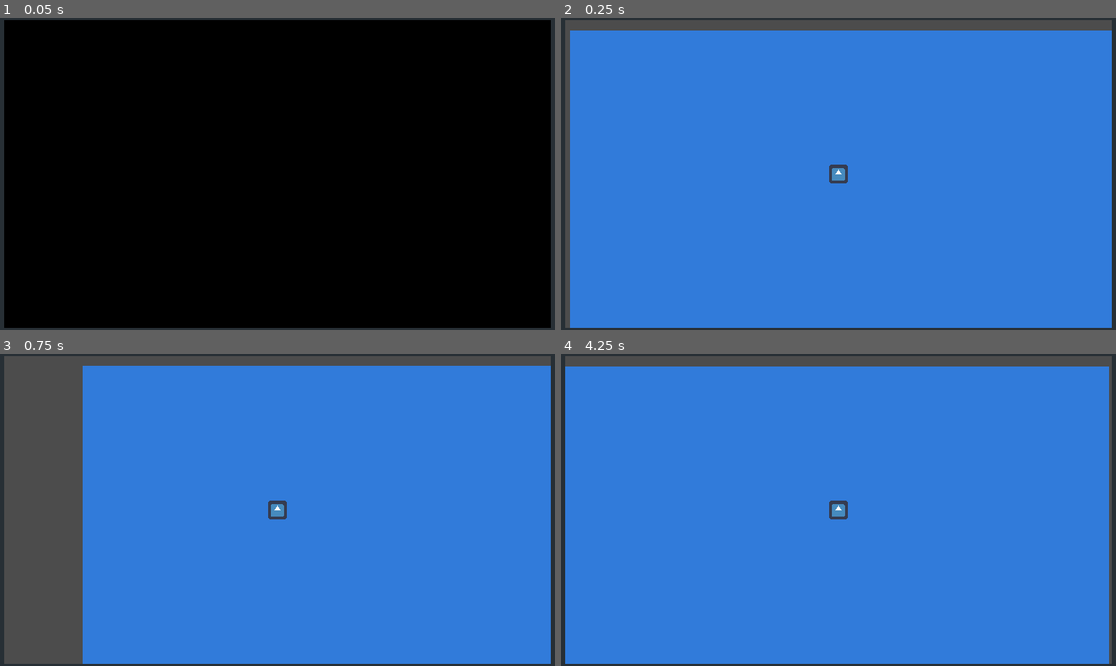
Above: before the commit, frames 1-4 (two rows, left to right).
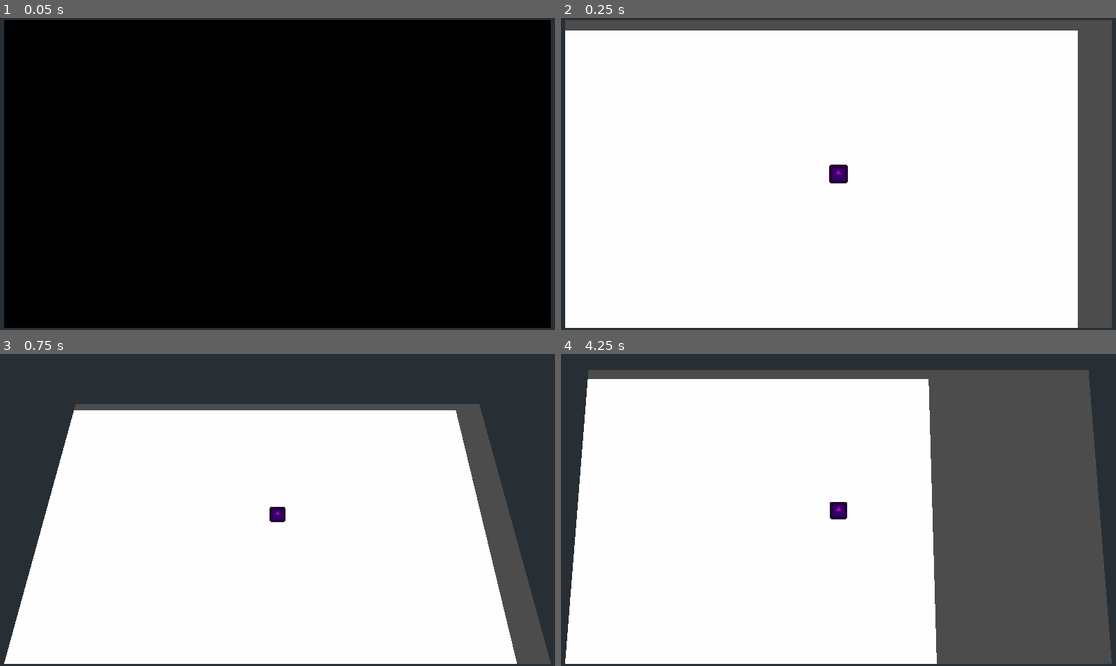
Above: after the commit, the same moments.

Repository: asheraryam/mortyverse
Game: Godot game, scene res://World.tscn
Two runs of this game, one before a commit and one after it. Both use one fixed random seed, a clock stepped at 60 frames per second and the inputs below. The engine's default icon, where the game draws it, is replaced by a stand-in: a white triangle on a blue panel in a dark square.
Inputs:
- Up to frame 1 (0.05 s): no input
- Up to frame 2 (0.25 s): no input
- Up to frame 3 (0.75 s): hold Right (move_right, bound only after the commit) from 0.53 s (still down); tap } (next_world, bound only after the commit) at 0.6 s
- Up to frame 4 (4.25 s): tap { (prev_world, bound only after the commit) at 0.8, 1.35, 2.3, 2.85, 3.8 s; release Right (move_right, bound only after the commit) at 1.28 s; hold Left (move_left, bound only after the commit) 1.28-2.03 s; tap } (next_world, bound only after the commit) at 1.55, 2.1, 3.05, 3.6 s; hold Right (move_right, bound only after the commit) 2.03-3.53 s; hold Left (move_left, bound only after the commit) from 3.53 s (still down)

Frame 1 is identical in both runs. In frame 2, 94% of the frame differs, in the area x 0-100%, y 4-100%; in frame 3, 97%, in the area x 0-100%, y 0-100%; in frame 4, 97%.
Error before the commit: Invalid call. Nonexistent function 'set_inactive' in base 'Sprite'. (res://Player/Normal)
Error after the commit: Invalid get index 'INDEX' (on base: 'Nil'). (res://World.gd:61)

Commit message:
Adding player movement.

Diff:
--- a/Game Scenes/Normal Scene.gd
+++ b/Game Scenes/Normal Scene.gd
@@ -1,16 +1,23 @@
 extends Node2D
 
+export(bool) var start = false
 
 export(int) var INDEX = 0
 
 export(NodePath) var player
 
+var player_node
+
 
 # Called when the node enters the scene tree for the first time.
 func _ready():
-	game.current_world = self
+	player_node = get_node(player)
+	if start:
+		set_active()
+
 
 func set_active():
+	game.current_world = self
 	var worlds = get_tree().get_nodes_in_group("world")
 	for w in worlds:
 		if w != self:
@@ -18,10 +25,29 @@
 
 	set_physics_process(true)
 
-	player.set_active()
+	if get_node("AnimationPlayer"):
+		$AnimationPlayer.play("test_anim")
+
+	player_set_active()
 
 func set_inactive():
+	if get_node("AnimationPlayer"):
+		$AnimationPlayer.stop()
 	set_physics_process(false)
+
+
+func player_set_active():
+	var players = get_tree().get_nodes_in_group("player")
+	var connected_counter = 0
+	for p in players:
+		if p != player_node:
+			p.set_inactive()
+			player_node.get_node("Remote"+str(connected_counter)).remote_path = get_path_to(p)
+			print("Connected remote path from " +str(player)+" to " + str(get_path_to(p)))
+			connected_counter +=1
+
+	player_node.set_physics_process(true)
+
 
 # Called every frame. 'delta' is the elapsed time since the previous frame.
 func _physics_process(delta):
--- a/Game Scenes/Normal Scene.tscn
+++ b/Game Scenes/Normal Scene.tscn
@@ -1,46 +1,16 @@
-[gd_scene load_steps=6 format=2]
+[gd_scene load_steps=5 format=2]
 
 [ext_resource path="res://icon.png" type="Texture" id=1]
 [ext_resource path="res://Player/Normal Player.gd" type="Script" id=2]
 [ext_resource path="res://Game Scenes/Normal Scene.gd" type="Script" id=3]
 
-[sub_resource type="Animation" id=1]
-resource_name = "test_move_camera"
-length = 4.0
-loop = true
-tracks/0/type = "value"
-tracks/0/path = NodePath("Player Norma:position")
-tracks/0/interp = 1
-tracks/0/loop_wrap = true
-tracks/0/imported = false
-tracks/0/enabled = true
-tracks/0/keys = {
-"times": PoolRealArray( 0, 1, 3, 4 ),
-"transitions": PoolRealArray( 1, 1, 1, 1 ),
-"update": 0,
-"values": [ Vector2( 939.15, 504.434 ), Vector2( 1511.73, 507.371 ), Vector2( 299.031, 727.595 ), Vector2( 1038.99, 475.071 ) ]
-}
-
-[sub_resource type="GDScript" id=2]
-script/source = "extends AnimationPlayer
-
-# Declare member variables here. Examples:
-# var a = 2
-# var b = \"text\"
-
-# Called when the node enters the scene tree for the first time.
-func _ready():
-	play(\"test_move_camera\")
-
-# Called every frame. 'delta' is the elapsed time since the previous frame.
-#func _process(delta):
-#	pass
-"
+[sub_resource type="CapsuleShape2D" id=1]
 
 [node name="Normal Scene" type="Node2D" groups=[
 "world",
 ]]
 script = ExtResource( 3 )
+start = true
 player = NodePath("Player Norma")
 
 [node name="ColorRect" type="ColorRect" parent="."]
@@ -51,22 +21,24 @@
 "_edit_use_anchors_": false
 }
 
-[node name="Player Norma" type="Sprite" parent="." groups=[
+[node name="Player Norma" type="KinematicBody2D" parent="." groups=[
 "player",
 ]]
 position = Vector2( 1078.58, 505.149 )
+script = ExtResource( 2 )
+
+[node name="Sprite" type="Sprite" parent="Player Norma"]
+modulate = Color( 0.701961, 0.00392157, 0.576471, 1 )
 texture = ExtResource( 1 )
-script = ExtResource( 2 )
 
 [node name="Camera2D" type="Camera2D" parent="Player Norma"]
 current = true
 
-[node name="RemoteOne" type="RemoteTransform2D" parent="Player Norma"]
+[node name="Remote0" type="RemoteTransform2D" parent="Player Norma"]
 
-[node name="RemoteTwo" type="RemoteTransform2D" parent="Player Norma"]
+[node name="Remote1" type="RemoteTransform2D" parent="Player Norma"]
 
-[node name="RemoteThree" type="RemoteTransform2D" parent="Player Norma"]
+[node name="Remote2" type="RemoteTransform2D" parent="Player Norma"]
 
-[node name="AnimationPlayer" type="AnimationPlayer" parent="."]
-anims/test_move_camera = SubResource( 1 )
-script = SubResource( 2 )
+[node name="CollisionShape2D" type="CollisionShape2D" parent="Player Norma"]
+shape = SubResource( 1 )
--- a/Game Scenes/Water Scene.tscn
+++ b/Game Scenes/Water Scene.tscn
@@ -1,43 +1,33 @@
-[gd_scene load_steps=4 format=2]
+[gd_scene load_steps=6 format=2]
 
 [ext_resource path="res://icon.png" type="Texture" id=1]
+[ext_resource path="res://Game Scenes/Normal Scene.gd" type="Script" id=2]
+[ext_resource path="res://Player/Water Player.gd" type="Script" id=3]
 
-[sub_resource type="Animation" id=1]
-resource_name = "test_move_camera"
-length = 4.0
+[sub_resource type="Animation" id=2]
+resource_name = "test_anim"
 loop = true
 tracks/0/type = "value"
-tracks/0/path = NodePath("Sprite:position")
+tracks/0/path = NodePath("Player:position")
 tracks/0/interp = 1
 tracks/0/loop_wrap = true
 tracks/0/imported = false
 tracks/0/enabled = true
 tracks/0/keys = {
-"times": PoolRealArray( 0, 1, 3, 4 ),
-"transitions": PoolRealArray( 1, 1, 1, 1 ),
+"times": PoolRealArray( 0, 0.5, 1 ),
+"transitions": PoolRealArray( -2, -2, 1 ),
 "update": 0,
-"values": [ Vector2( 939.15, 504.434 ), Vector2( 1511.73, 507.371 ), Vector2( 299.031, 727.595 ), Vector2( 1038.99, 475.071 ) ]
+"values": [ Vector2( 962.298, 501.242 ), Vector2( 267.043, 528.507 ), Vector2( 962.298, 501.242 ) ]
 }
 
-[sub_resource type="GDScript" id=2]
-script/source = "extends AnimationPlayer
-
-# Declare member variables here. Examples:
-# var a = 2
-# var b = \"text\"
-
-# Called when the node enters the scene tree for the first time.
-func _ready():
-	play(\"test_move_camera\")
-
-# Called every frame. 'delta' is the elapsed time since the previous frame.
-#func _process(delta):
-#	pass
-"
+[sub_resource type="CapsuleShape2D" id=1]
 
 [node name="Water Scene" type="Node2D" groups=[
 "world",
 ]]
+script = ExtResource( 2 )
+INDEX = 1
+player = NodePath("Player")
 
 [node name="ColorRect" type="ColorRect" parent="."]
 margin_left = -0.00012207
@@ -48,15 +38,32 @@
 "_edit_use_anchors_": false
 }
 
-[node name="Sprite" type="Sprite" parent="." groups=[
+[node name="AnimationPlayer" type="AnimationPlayer" parent="."]
+anims/test_anim = SubResource( 2 )
+
+[node name="Player" type="KinematicBody2D" parent="." groups=[
 "player",
 ]]
 position = Vector2( 962.298, 501.242 )
+script = ExtResource( 3 )
+
+[node name="Sprite" type="Sprite" parent="Player"]
 texture = ExtResource( 1 )
 
-[node name="Camera2D" type="Camera2D" parent="Sprite"]
+[node name="Sprite2" type="Sprite" parent="Player/Sprite"]
+modulate = Color( 1, 0, 0, 1 )
+position = Vector2( 12.6179, -14.559 )
+scale = Vector2( 0.2, 0.2 )
+texture = ExtResource( 1 )
+
+[node name="Camera2D" type="Camera2D" parent="Player"]
 current = true
 
-[node name="AnimationPlayer" type="AnimationPlayer" parent="."]
-anims/test_move_camera = SubResource( 1 )
-script = SubResource( 2 )
+[node name="Remote0" type="RemoteTransform2D" parent="Player"]
+
+[node name="Remote1" type="RemoteTransform2D" parent="Player"]
+
+[node name="Remote2" type="RemoteTransform2D" parent="Player"]
+
+[node name="CollisionShape2D" type="CollisionShape2D" parent="Player"]
+shape = SubResource( 1 )
--- a/Player/Normal Player.gd
+++ b/Player/Normal Player.gd
@@ -1,31 +1,34 @@
-extends Sprite
+extends KinematicBody2D
 
 
 # Called when the node enters the scene tree for the first time.
 func _ready():
-	set_active()
-
-func set_active():
-	var players = get_tree().get_nodes_in_group("player")
-	for p in players:
-		if p != self:
-			p.set_inactive()
-			_connect_remote_to(p)
-
-	set_physics_process(true)
-
-
-func _connect_remote_to(p):
-	$RemoteOne.remote_path = get_path_to(p)
-	$RemoteTwo.remote_path = get_path_to(p)
-	$RemoteThree.remote_path = get_path_to(p)
+	pass
 
 func set_inactive():
 	set_physics_process(false)
-	$RemoteOne.remote_path = null
-	$RemoteTwo.remote_path = null
-	$RemoteThree.remote_path = null
+	$Remote0.remote_path = ""
+	$Remote1.remote_path = ""
+	$Remote2.remote_path = ""
 
-# Called every frame. 'delta' is the elapsed time since the previous frame.
+var velocity = Vector2(0,0)
+var max_hor_speed = 1000
+var accel_hor = 3000
+var deaccel_hor = 1500
 func _physics_process(delta):
-	pass
+
+	if abs(velocity.x) > 0:
+		var change = sign(velocity.x) * delta * deaccel_hor
+		if abs(change) > abs(velocity.x):
+			change = velocity.x
+		velocity.x = velocity.x - change
+
+	velocity = move_and_slide(velocity)
+
+func handle_move_right(delta):
+	print("Go right")
+	velocity.x = min(max_hor_speed, velocity.x + (delta * accel_hor))
+
+func handle_move_left(delta):
+	print("Go left")
+	velocity.x = max(-max_hor_speed, velocity.x - (delta * accel_hor))
--- /dev/null
+++ b/Player/Water Player.gd
@@ -0,0 +1,16 @@
+extends KinematicBody2D
+
+
+# Called when the node enters the scene tree for the first time.
+func _ready():
+	pass
+
+func set_inactive():
+	set_physics_process(false)
+	$Remote0.remote_path = ""
+	$Remote1.remote_path = ""
+	$Remote2.remote_path = ""
+
+# Called every frame. 'delta' is the elapsed time since the previous frame.
+func _physics_process(delta):
+	pass
--- a/World Converters/WorldOne.tscn
+++ b/World Converters/WorldOne.tscn
@@ -3,8 +3,10 @@
 [ext_resource path="res://Game Scenes/Normal Scene.tscn" type="PackedScene" id=1]
 
 [node name="WorldOne" type="ViewportContainer"]
-margin_right = 40.0
-margin_bottom = 40.0
+margin_left = 1920.0
+margin_right = 3840.0
+margin_bottom = 1080.0
+rect_scale = Vector2( -1, 1 )
 __meta__ = {
 "_edit_use_anchors_": false
 }
--- a/World Converters/WorldTwo.tscn
+++ b/World Converters/WorldTwo.tscn
@@ -3,8 +3,10 @@
 [ext_resource path="res://Game Scenes/Water Scene.tscn" type="PackedScene" id=1]
 
 [node name="WorldTwo" type="ViewportContainer"]
-margin_right = 40.0
-margin_bottom = 40.0
+margin_left = 1920.0
+margin_right = 3840.0
+margin_bottom = 1080.0
+rect_scale = Vector2( -1, 1 )
 __meta__ = {
 "_edit_use_anchors_": false
 }
--- a/World.gd
+++ b/World.gd
@@ -12,20 +12,29 @@
 	game.main_node = self
 
 # Called every frame. 'delta' is the elapsed time since the previous frame.
-#func _process(delta):
-#	pass
+func _physics_process(delta):
+	if Input.is_action_just_pressed("next_world"):
+		go_to_next_world()
+	if Input.is_action_just_pressed("prev_world"):
+		go_to_prev_world()
 
-var target_world
-
+	if Input.is_action_pressed("move_left"):
+		if game.current_world.player_node.has_method("handle_move_left"):
+			game.current_world.player_node.handle_move_left(delta)
+	if Input.is_action_pressed("move_right"):
+		if game.current_world.player_node.has_method("handle_move_right"):
+			game.current_world.player_node.handle_move_right(delta)
 
 func get_world_by_id(i):
 	var worlds = get_tree().get_nodes_in_group("world")
 	for w in worlds:
 		if w.INDEX == i:
+			print("Found world at " + str(i))
 			return w
+	print("Not found world at " + str(i))
 
 func go_to_next_world():
-	if $Center/Tween.is_active():
+	if $Center/CenterTween.is_active():
 		return
 #	$Center/Tween.stop_all()
 	var target_index = (game.current_world.INDEX + 1) % world_rotations.size()
@@ -37,13 +46,22 @@
 #	world_rotations[target_index],0.5,Tween.TRANS_SINE,Tween.EASE_IN_OUT)
 #	$Center/Tween.start()
 
+func go_to_prev_world():
+
+	var target_index = (game.current_world.INDEX - 1) % world_rotations.size()
+	if game.current_world.INDEX == 0:
+		target_index = world_rotations.size()-1
+
+	switch_world_to(get_world_by_id(target_index))
+
+var target_world
 func switch_world_to(_target_world):
 	target_world = _target_world
 	var duration = 0.5
-	$Center/Tween.interpolate_property($Center,"rotation",
-	$Center.rotation,
+	$Center/CenterTween.interpolate_property($Center,"rotation_degrees",
+	$Center.rotation_degrees,
 	world_rotations[_target_world.INDEX],0.5,Tween.TRANS_SINE,Tween.EASE_IN_OUT)
-	$Center/Tween.start()
+	$Center/CenterTween.start()
 
 func _on_Center_tween_completed(object, key):
 	target_world.set_active()
--- a/World.tscn
+++ b/World.tscn
@@ -1,9 +1,9 @@
 [gd_scene load_steps=16 format=2]
 
-[ext_resource path="res://World Converters/WorldThree.tscn" type="PackedScene" id=1]
-[ext_resource path="res://World Converters/WorldTwo.tscn" type="PackedScene" id=2]
-[ext_resource path="res://World Converters/WorldOne.tscn" type="PackedScene" id=3]
-[ext_resource path="res://World Converters/WorldFour.tscn" type="PackedScene" id=4]
+[ext_resource path="res://World Converters/WorldFour.tscn" type="PackedScene" id=1]
+[ext_resource path="res://World Converters/WorldOne.tscn" type="PackedScene" id=2]
+[ext_resource path="res://World Converters/WorldTwo.tscn" type="PackedScene" id=3]
+[ext_resource path="res://World Converters/WorldThree.tscn" type="PackedScene" id=4]
 [ext_resource path="res://World.gd" type="Script" id=5]
 
 [sub_resource type="Animation" id=1]
@@ -33,15 +33,6 @@
 flags_albedo_tex_force_srgb = true
 albedo_texture = SubResource( 3 )
 
-[sub_resource type="ViewportTexture" id=5]
-viewport_path = NodePath("Viewport Four")
-
-[sub_resource type="SpatialMaterial" id=6]
-resource_local_to_scene = true
-flags_unshaded = true
-flags_albedo_tex_force_srgb = true
-albedo_texture = SubResource( 5 )
-
 [sub_resource type="ViewportTexture" id=7]
 viewport_path = NodePath("Viewport Two")
 
@@ -60,6 +51,15 @@
 flags_albedo_tex_force_srgb = true
 albedo_texture = SubResource( 9 )
 
+[sub_resource type="ViewportTexture" id=5]
+viewport_path = NodePath("Viewport Four")
+
+[sub_resource type="SpatialMaterial" id=6]
+resource_local_to_scene = true
+flags_unshaded = true
+flags_albedo_tex_force_srgb = true
+albedo_texture = SubResource( 5 )
+
 [node name="World" type="Spatial"]
 script = ExtResource( 5 )
 
@@ -67,19 +67,13 @@
 anims/one_to_two = SubResource( 1 )
 
 [node name="Center" type="Spatial" parent="."]
-transform = Transform( 1, 0, 0, 0, -4.37114e-008, -1, 0, 1, -4.37114e-008, 0, 0, 0 )
 
-[node name="Center Tween" type="Tween" parent="Center"]
+[node name="CenterTween" type="Tween" parent="Center"]
 
 [node name="Mesh Normal" type="MeshInstance" parent="Center"]
 transform = Transform( 1, 0, 0, 0, 1, 0, 0, 0, 1, 0, 0, 1 )
 mesh = SubResource( 2 )
 material/0 = SubResource( 4 )
-
-[node name="Mesh Tall" type="MeshInstance" parent="Center"]
-transform = Transform( 1, 0, 0, 0, -1.62921e-007, -1, 0, 1, -1.62921e-007, 0, -1, 0 )
-mesh = SubResource( 2 )
-material/0 = SubResource( 6 )
 
 [node name="Mesh Water" type="MeshInstance" parent="Center"]
 transform = Transform( 1, 0, 0, 0, -1.62921e-007, 1, 0, -1, -1.62921e-007, 0, 1, 0 )
@@ -91,6 +85,11 @@
 mesh = SubResource( 2 )
 material/0 = SubResource( 10 )
 
+[node name="Mesh Tall" type="MeshInstance" parent="Center"]
+transform = Transform( 1, 0, 0, 0, -1.62921e-007, -1, 0, 1, -1.62921e-007, 0, -1, 0 )
+mesh = SubResource( 2 )
+material/0 = SubResource( 6 )
+
 [node name="Camera" type="Camera" parent="."]
 transform = Transform( -1, 3.25841e-007, 5.30863e-014, 0, -1.62921e-007, 1, 3.25841e-007, 1, 1.62921e-007, 0, 1.45, 1 )
 current = true
@@ -125,5 +124,5 @@
 disable_3d = true
 usage = 0
 
-[node name="WorldFour" parent="Viewport Four" instance=ExtResource( 4 )]
-[connection signal="tween_completed" from="Center/Center Tween" to="." method="_on_Center_tween_completed"]
+[node name="WorldFour" parent="Viewport Four" instance=ExtResource( 1 )]
+[connection signal="tween_completed" from="Center/CenterTween" to="." method="_on_Center_tween_completed"]
--- a/project.godot
+++ b/project.godot
@@ -30,6 +30,34 @@
 window/size/resizable=false
 window/size/fullscreen=true
 
+[input]
+
+next_world={
+"deadzone": 0.5,
+"events": [ Object(InputEventKey,"resource_local_to_scene":false,"resource_name":"","device":0,"alt":false,"shift":false,"control":false,"meta":false,"command":false,"pressed":false,"scancode":125,"unicode":0,"echo":false,"script":null)
+ ]
+}
+prev_world={
+"deadzone": 0.5,
+"events": [ Object(InputEventKey,"resource_local_to_scene":false,"resource_name":"","device":0,"alt":false,"shift":false,"control":false,"meta":false,"command":false,"pressed":false,"scancode":123,"unicode":0,"echo":false,"script":null)
+ ]
+}
+move_left={
+"deadzone": 0.5,
+"events": [ Object(InputEventKey,"resource_local_to_scene":false,"resource_name":"","device":0,"alt":false,"shift":false,"control":false,"meta":false,"command":false,"pressed":false,"scancode":16777231,"unicode":0,"echo":false,"script":null)
+ ]
+}
+move_right={
+"deadzone": 0.5,
+"events": [ Object(InputEventKey,"resource_local_to_scene":false,"resource_name":"","device":0,"alt":false,"shift":false,"control":false,"meta":false,"command":false,"pressed":false,"scancode":16777233,"unicode":0,"echo":false,"script":null)
+ ]
+}
+jump={
+"deadzone": 0.5,
+"events": [ Object(InputEventKey,"resource_local_to_scene":false,"resource_name":"","device":0,"alt":false,"shift":false,"control":false,"meta":false,"command":false,"pressed":false,"scancode":16777232,"unicode":0,"echo":false,"script":null)
+ ]
+}
+
 [rendering]
 
 environment/default_environment="res://default_env.tres"
Not shown: 3 places in World.tscn that only renumber resources
